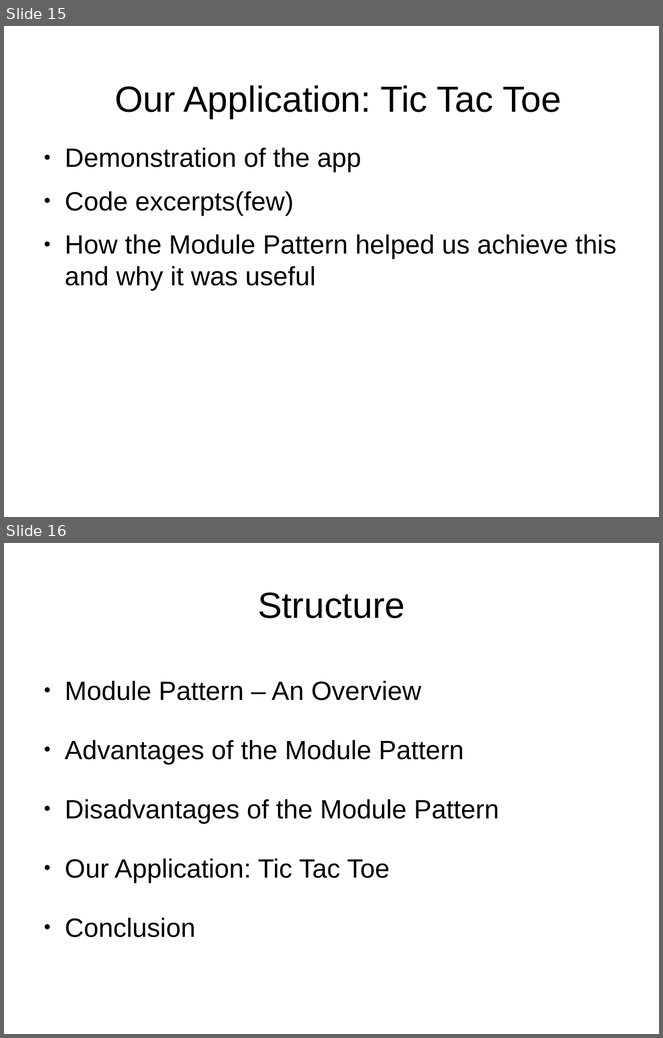
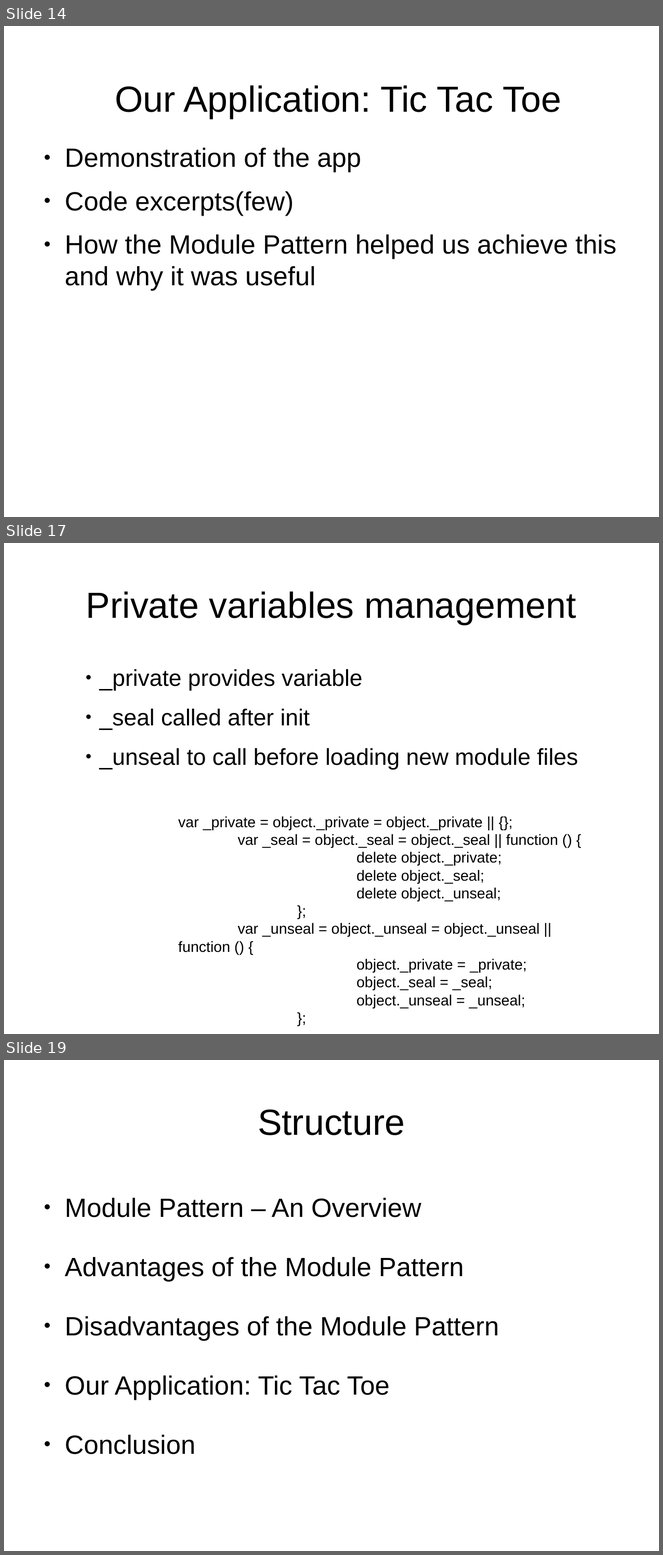
Before and after one commit to sattler/javascript-seminar-2015, a slide deck: presentation/Presentation.odp. Shown one above the other, each under a label of ours: slides 15 and 16 before the commit, slides 14, 17 and 19 after it; the slides between them are not shown. The pictures are 663x1038 and 663x1555 pixels, drawn with LibreOffice and Linux fonts; fonts in the diff are those of the drawing. Boxes give left, top, right and bottom in pixels: in the first picture for what was removed or moved away, otherwise in the second. Text is boxed around its words. In the diff, an @@ line names an element or a change of style, - is before the commit and + after.

```diff
--- a/presentation/Presentation.odp
+++ b/presentation/Presentation.odp
@@ slide 17 added at (x1=4, y1=543, x2=659, y2=1034), background #FFFFFF @@
@@ title added at (x1=86, y1=591, x2=576, y2=625), 44 pt, text #000000 @@
+Private variables management
@@ text added at (x1=100, y1=669, x2=578, y2=770), 28 pt, text #000000 @@
+● _private provides variable
+● _seal called after init
+● _unseal to call before loading new module files
@@ text added at (x1=178, y1=817, x2=558, y2=1008), 18 pt, text #000000 @@
+var _private = object._private = object._private || {};
+var _seal = object._seal = object._seal || function () {
+delete object._private;
+delete object._seal;
+delete object._unseal;
+};
+var _unseal = object._unseal = object._unseal || function () {
+object._private = _private;
+object._seal = _seal;
+object._unseal = _unseal;
+};
@@ what was slide 15 is now slide 14 @@
@@ what was slide 16 is now slide 19 @@
```
Also in this commit, not shown: 3 slides changed, 4 other slides added, 2 slides removed, 1 other file.
